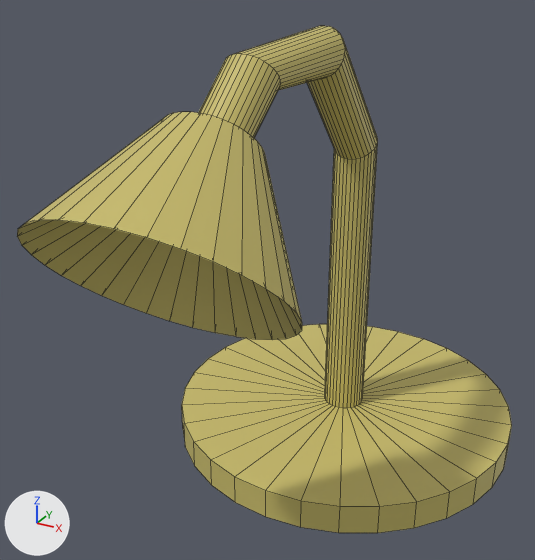
The Blender file Blender/NEW Lamp.blend: old version first, new version second.
The view is the same before and after, from a camera (50 mm lens) standing at (1.48, -3.67, 2.69) and looking at (-0.17, -0.67, 1.19). Every picture has the same lights, and +X, +Y and +Z are marked at lower left. Mesh edges are drawn as thin lines.

Objects in the first picture: 'Lamp'.
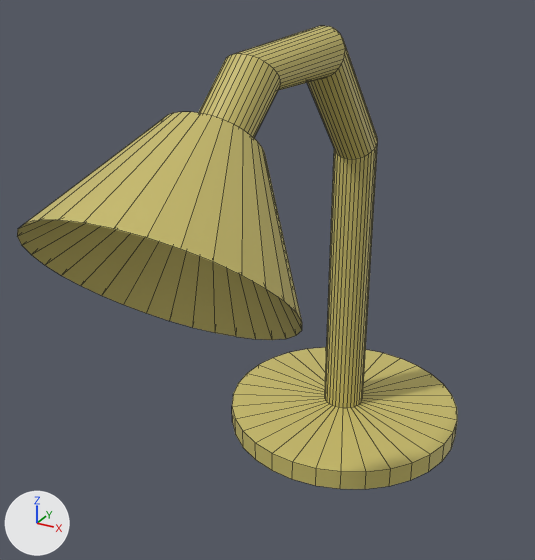
The change, as a diff of the scene's bpy script:
```diff
--- a/Blender/NEW Lamp.blend.py
+++ b/Blender/NEW Lamp.blend.py
@@ me_lamp @@
 # used by ob_lamp; location = (0.0, -1.507, 1.909); scale = (-0.11, -0.11, -0.11)
-me_lamp.from_pydata(...)  # 802 vertices, 771 faces; spans x -9.1..9.1, y -22.7..5.8, z -4.4..17.3
+me_lamp.from_pydata(...)  # 802 vertices, 771 faces; spans x -6.3..6.3, y -19.9..5.8, z -4.4..17.0
+# me_lamp part 1: 64 of the vertices in x -9.1..9.1, y -22.7..-4.6, z 15.7..17.3 are scaled about their middle by 0.693
 me_lamp.materials.append(mat_lamp)
```

Location of each change, (x1, y1, x2, y2) in pixels of the pictures (535 x 560 px; the box of a moved part takes in the faces that stretch with it):
'Lamp', reshaped (11% narrower, 9% shorter): before (17, 26, 512, 533); after (17, 26, 457, 489)
part 1 of me_lamp, moved or reshaped: before (182, 324, 512, 533); after (232, 347, 457, 489)
